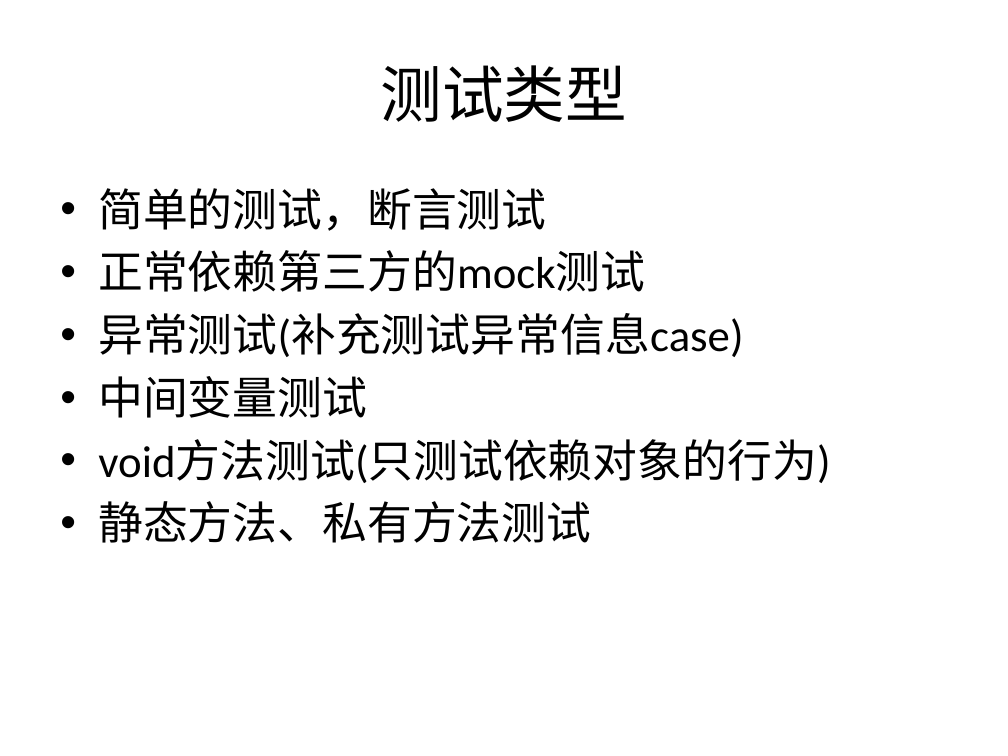
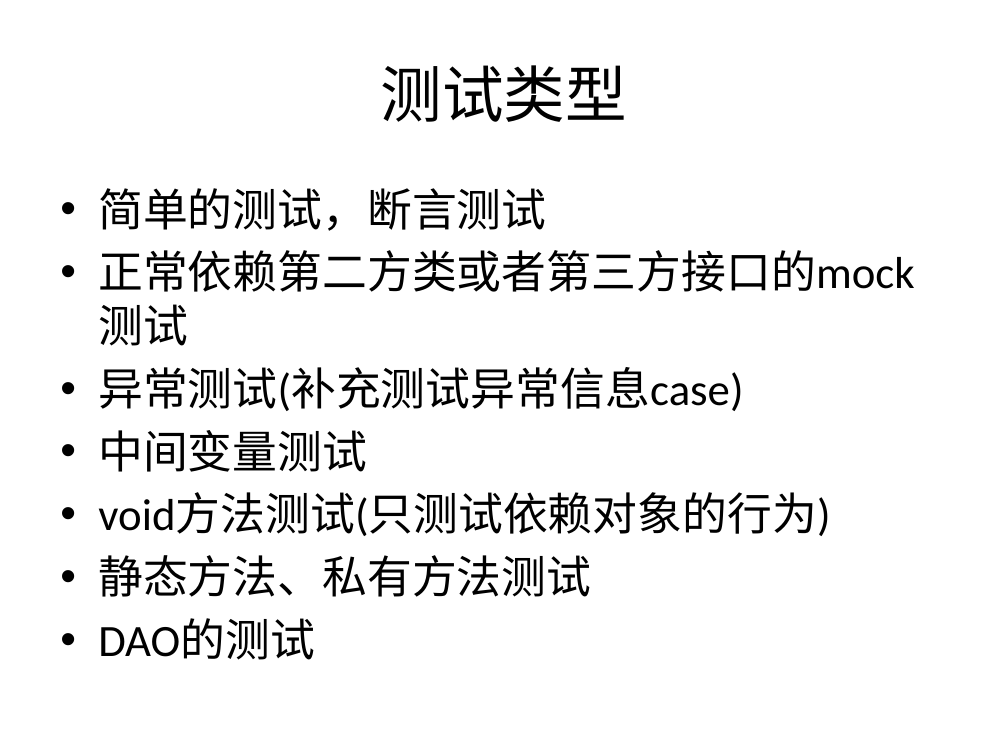
Before and after one commit to jackyjinjing/note, a slide deck: slide 6 of unitTest/unittest.pptx. Drawn at 1008x756 pixels with LibreOffice and Linux fonts; fonts in the diff are those of the drawing. Boxes give left, top, right and bottom in pixels: in the first picture for what was removed or moved away, otherwise in the second. Text is boxed around its words. In the diff, an @@ line names an element or a change of style, - is before the commit and + after.

```diff
--- a/unitTest/unittest.pptx
+++ b/unitTest/unittest.pptx
@@ text at (98, 250, 914, 292): text changed @@
-• 正常依赖第三方的mock测试
+• 正常依赖第二方类或者第三方接口的mock测试
@@ text at (98, 619, 315, 660): paragraph added @@
+• DAO的测试
```
Also in this commit, not shown: 1 slide added, 5 other files.
